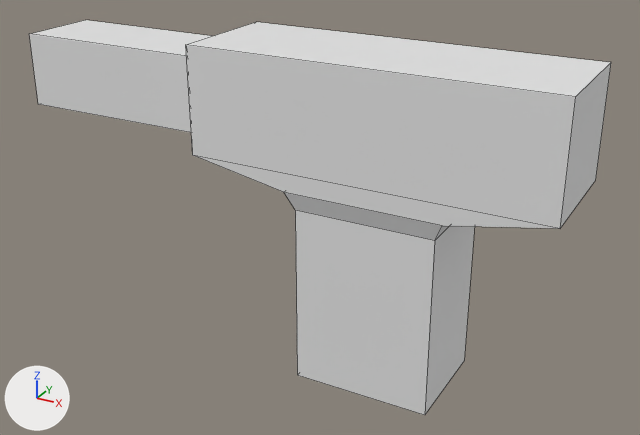
Before and after pictures for a commit that changed the Blender file assets/gun.blend.
Before and after are seen from a camera (50 mm lens) standing at (0.248, -0.554, 0.342) and looking at (-0.061, 0.008, 0.061). Lighting does not change. The marker at lower left points along +X, +Y and +Z. Mesh edges are drawn as thin lines.
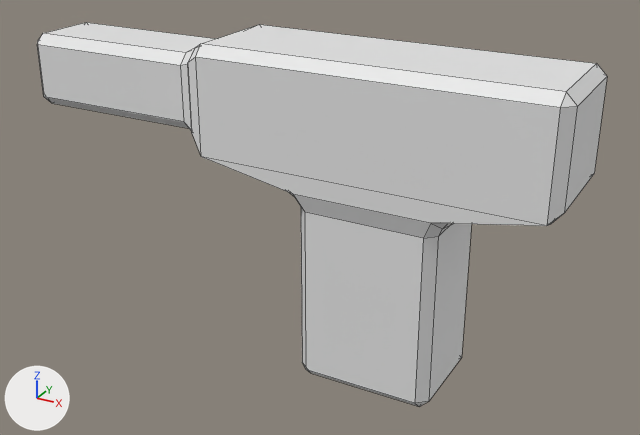
Boxes (x1, y1, x2, y2) around the edits, measured in the pictures (640 x 435 px):
```json
{"object": "Cube", "change": "modifiers changed", "before": [29, 20, 611, 415], "after": [37, 22, 607, 407]}
```

The change, as JSON lines over the scene's bpy script:
```json
{"op": "add", "block": "ob_cube", "code": "_m = ob_cube.modifiers.new('Bevel', 'BEVEL')"}
```
